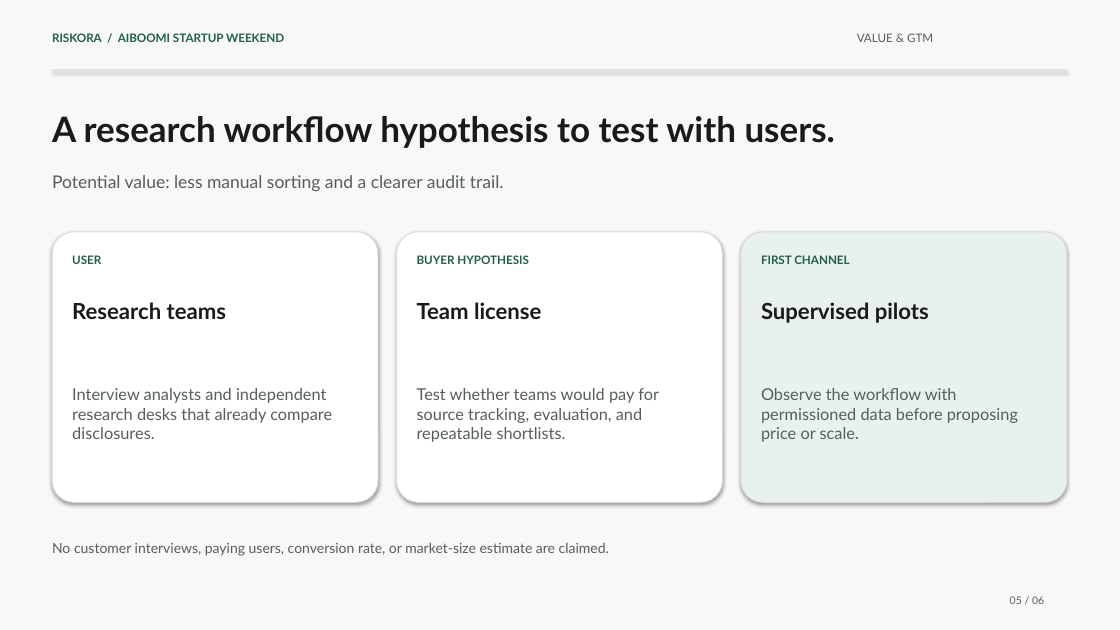
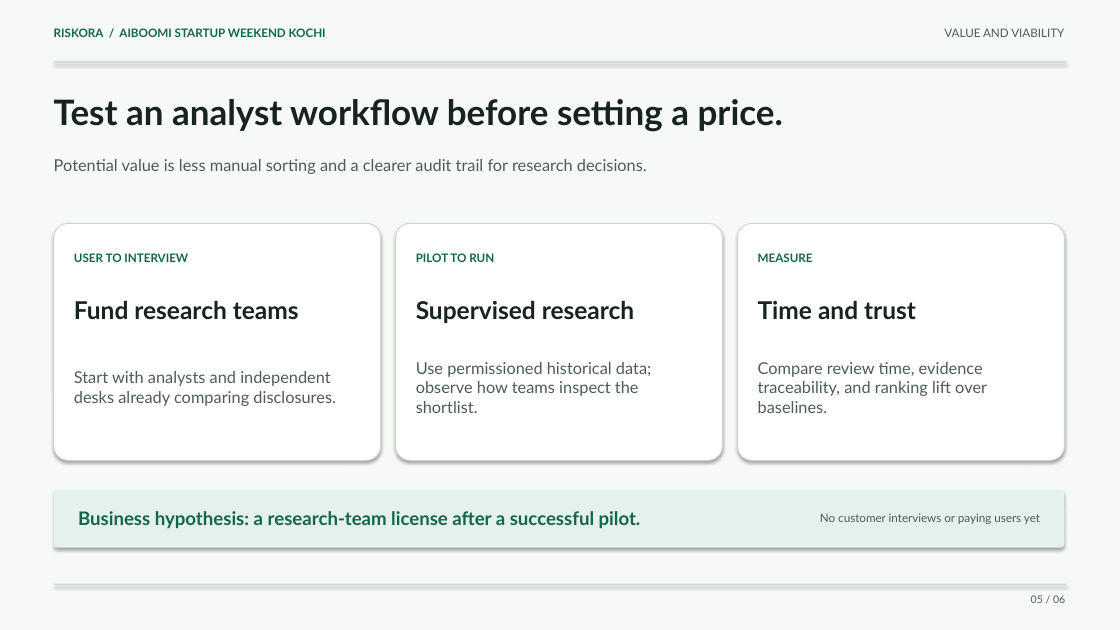
Before and after one commit to ClashLex/Riskora, a slide deck: slide 5 of docs/event-submission/Riskora-pitch-deck.pptx. Drawn at 1120x630 pixels with LibreOffice and Linux fonts; fonts in the diff are those of the drawing. Boxes give left, top, right and bottom in pixels: in the first picture for what was removed or moved away, otherwise in the second. Text is boxed around its words. In the diff, an @@ line names an element or a change of style, - is before the commit and + after.

```diff
--- a/docs/event-submission/Riskora-pitch-deck.pptx
+++ b/docs/event-submission/Riskora-pitch-deck.pptx
@@ background #F8F8F6 to #F7F9F7 @@
@@ text at (54,28,326,37): text changed; text colour #215E4E to #13664E @@
-RISKORA / AIBOOMI STARTUP WEEKEND
+RISKORA / AIBOOMI STARTUP WEEKEND KOCHI
@@ text at (944,28,1064,37): text changed; text colour #565E5C to #4E5C56 @@
-VALUE & GTM
+VALUE AND VIABILITY
@@ rectangle: place and size @@
-rectangle at (52,70,1067,71)
+rectangle at (54,61,1066,63)
@@ rectangle at (54,61,1066,63): fill #D8DCD8 to #CDD8D1 @@
@@ text at (54,99,783,132): text changed; text colour #181B1B to #18221F @@
-A research workflow hypothesis to test with users.
+Test an analyst workflow before setting a price.
@@ text at (54,159,647,174): text changed; size 15 to 14 pt; text colour #565E5C to #4E5C56 @@
-Potential value: less manual sorting and a clearer audit trail.
+Potential value is less manual sorting and a clearer audit trail for research decisions.
@@ rounded rectangle at (54,223,381,460): outline #D8DCD8 0.8 pt to #CDD8D1 0.8 pt; proportions changed @@
@@ rounded rectangle: place and size @@
-rounded rectangle at (52,232,378,502)
+rounded rectangle at (54,223,381,460)
@@ rounded rectangle: place and size @@
-rounded rectangle at (397,232,723,502)
+rounded rectangle at (396,223,723,460)
@@ rounded rectangle at (396,223,723,460): outline #D8DCD8 0.8 pt to #CDD8D1 0.8 pt; proportions changed @@
@@ rounded rectangle: place and size @@
-rounded rectangle at (741,232,1067,502)
+rounded rectangle at (738,223,1065,460)
@@ rounded rectangle at (738,223,1065,460): fill #E9F1EC to #FFFFFF; outline #D8DCD8 0.8 pt to #CDD8D1 0.8 pt; proportions changed @@
@@ vertical alignment top to middle in 3 elements at (54,28,326,37), (944,28,1064,37), (74,253,188,262) @@
@@ text at (74,253,188,262): text changed; text colour #215E4E to #13664E @@
-USER
+USER TO INTERVIEW
@@ text at (416,253,494,262): text changed; size 19 to 10 pt; text colour #181B1B to #13664E @@
-Team license
+PILOT TO RUN
@@ text removed at (417,255,529,264) @@
-BUYER HYPOTHESIS
@@ text at (758,253,813,262): text changed; size 19 to 10 pt; text colour #181B1B to #13664E @@
-Supervised pilots
+MEASURE
@@ text removed at (761,255,849,264) @@
-FIRST CHANNEL
@@ text at (74,300,299,320): text changed; size 19 to 21 pt; text colour #181B1B to #18221F @@
-Research teams
+Fund research teams
@@ text at (416,300,635,323): text changed; size 14 to 21 pt; text colour #565E5C to #18221F; bold on @@
-Test whether teams would pay for source tracking, evaluation, and repeatable shortlists.
+Supervised research
@@ text at (758,300,916,320): text changed; size 14 to 21 pt; text colour #565E5C to #18221F; bold on @@
-Observe the workflow with permissioned data before proposing price or scale.
+Time and trust
@@ text at (74,371,336,406): text changed; text colour #565E5C to #4E5C56 @@
-Interview analysts and independent research desks that already compare disclosures.
+Start with analysts and independent desks already comparing disclosures.
@@ text added at (416,362,651,413), 14 pt, text #4E5C56 @@
+Use permissioned historical data; observe how teams inspect the shortlist.
@@ text added at (758,362,987,413), 14 pt, text #4E5C56 @@
+Compare review time, evidence traceability, and ranking lift over baselines.
@@ rounded rectangle added at (54,490,1065,548), fill #E5F2EB @@
@@ text added at (78,511,641,528), 16 pt, text #13664E, bold @@
+Business hypothesis: a research-team license after a successful pilot.
@@ text added at (820,513,1040,524), 10 pt, text #4E5C56 @@
+No customer interviews or paying users yet
@@ text removed at (52,542,609,556) @@
-No customer interviews, paying users, conversion rate, or market-size estimate are claimed.
@@ rectangle added at (54,584,1066,586), fill #CDD8D1 @@
@@ text "05 / 06" at (1031,595,1065,603): text colour #565E5C to #4E5C56; alignment left to right; vertical alignment top to middle @@
```
Also in this commit, not shown: 5 slides added, 5 slides removed, 15 other files.
